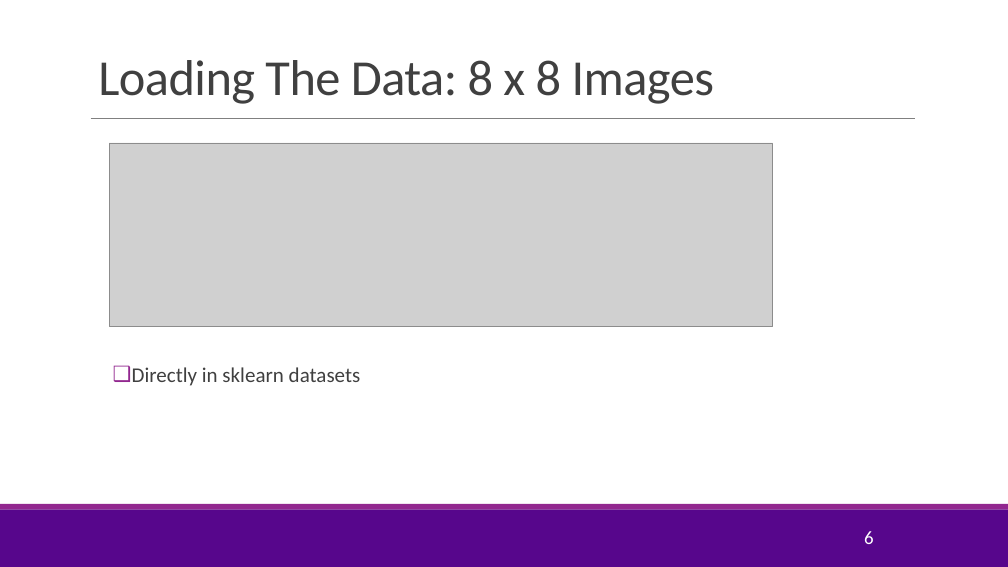
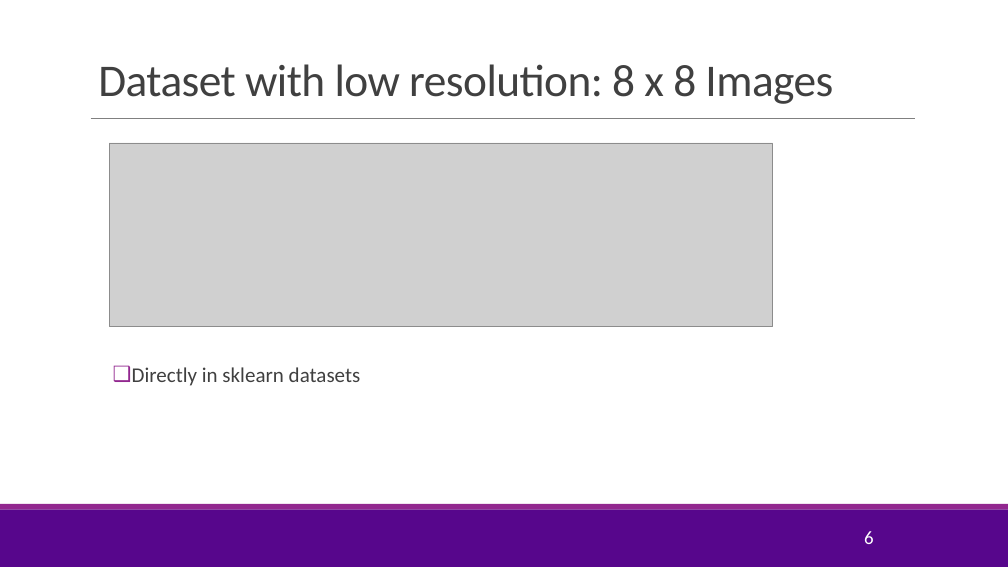
Before and after one commit to joshzzl/introml, a slide deck: slide 6 of lectures/Lect08_SVM.pptx. Drawn at 1008x567 pixels with LibreOffice and Linux fonts; fonts in the diff are those of the drawing; grey boxes stand for pictures; background and template pictures are left out. Boxes give left, top, right and bottom in pixels: in the first picture for what was removed or moved away, otherwise in the second. Text is boxed around its words. In the diff, an @@ line names an element or a change of style, - is before the commit and + after.

```diff
--- a/lectures/Lect08_SVM.pptx
+++ b/lectures/Lect08_SVM.pptx
@@ title at <box>98,64,833,104</box>: text changed; size 48 to 43.2 pt @@
-Loading The Data: 8 x 8 Images
+Dataset with low resolution: 8 x 8 Images
```
Also in this commit, not shown: 11 other slides changed, 4 slides added, 2 other files.
